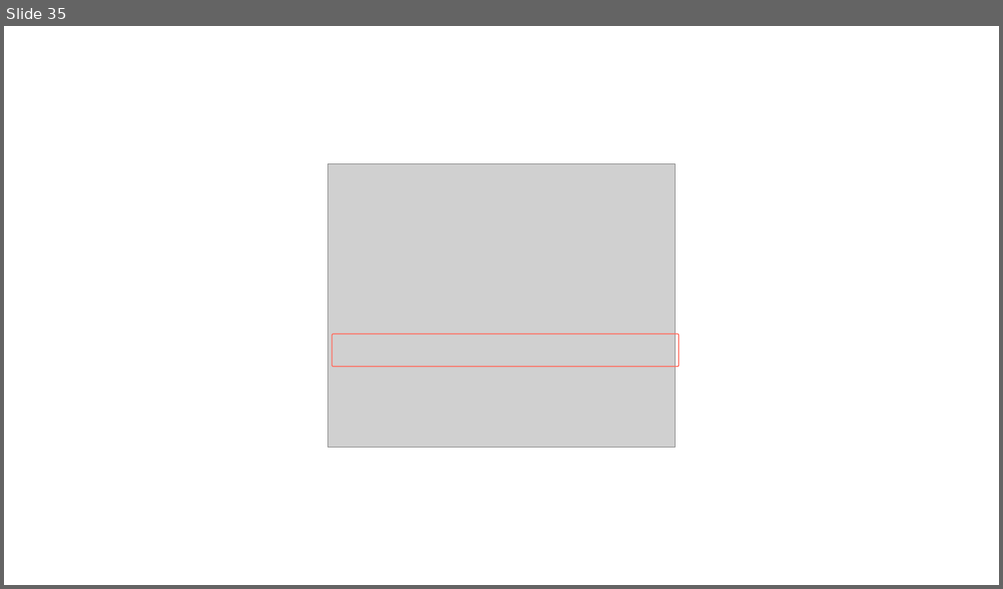
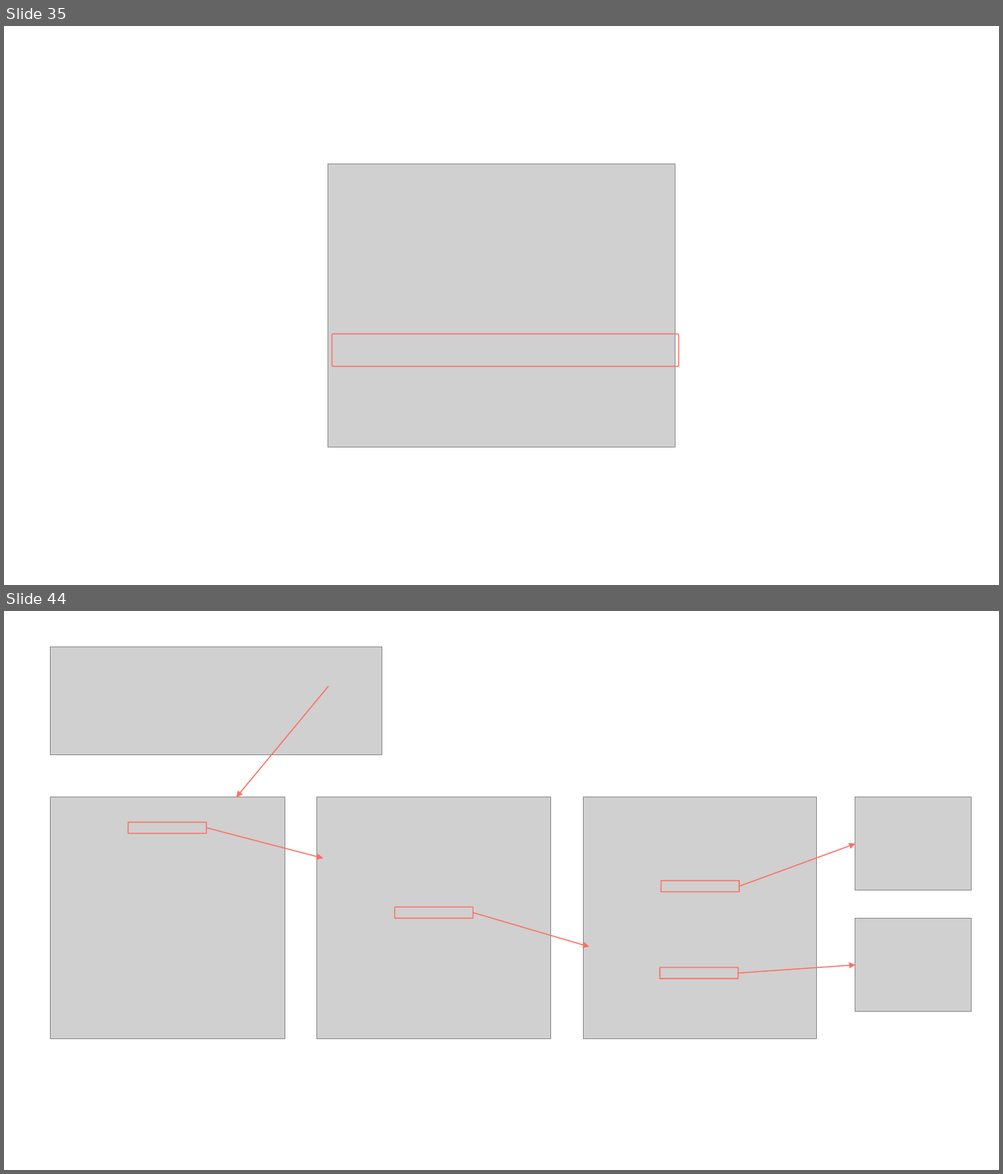
Before and after one commit to extreal-dev/Extreal.Guide, a slide deck: work/work.pptx. Shown one above the other, each under a label of ours: slide 35 before the commit, slides 35 and 44 after it; the slides between them are not shown. The pictures are 1003x589 and 1003x1174 pixels, drawn with LibreOffice and Linux fonts; fonts in the diff are those of the drawing; grey boxes stand for pictures. Boxes give left, top, right and bottom in pixels: in the first picture for what was removed or moved away, otherwise in the second. Text is boxed around its words. In the diff, an @@ line names an element or a change of style, - is before the commit and + after.

```diff
--- a/work/work.pptx
+++ b/work/work.pptx
@@ slide 44 added at box(4, 611, 999, 1170), background #FFFFFF @@
@@ picture added at box(51, 647, 382, 755) @@
@@ arrow added from (329, 686) to (236, 797), #FF6F61 1 pt @@
@@ picture added at box(51, 797, 285, 1039) @@
@@ picture added at box(316, 797, 550, 1039) @@
@@ picture added at box(583, 797, 817, 1039) @@
@@ picture added at box(855, 797, 971, 891) @@
@@ rounded rectangle added at box(128, 822, 206, 833), outline #FF6F61 1 pt @@
@@ arrow added from (206, 828) to (324, 859), #FF6F61 1 pt @@
@@ arrow added from (739, 886) to (855, 844), #FF6F61 1 pt @@
@@ rounded rectangle added at box(660, 881, 739, 892), outline #FF6F61 1 pt @@
@@ rounded rectangle added at box(395, 907, 473, 918), outline #FF6F61 1 pt @@
@@ arrow added from (472, 913) to (589, 947), #FF6F61 1 pt @@
@@ picture added at box(855, 918, 971, 1011) @@
@@ arrow added from (738, 974) to (855, 965), #FF6F61 1 pt @@
@@ rounded rectangle added at box(660, 968, 738, 979), outline #FF6F61 1 pt @@
```
Also in this commit, not shown: 9 other slides added.
